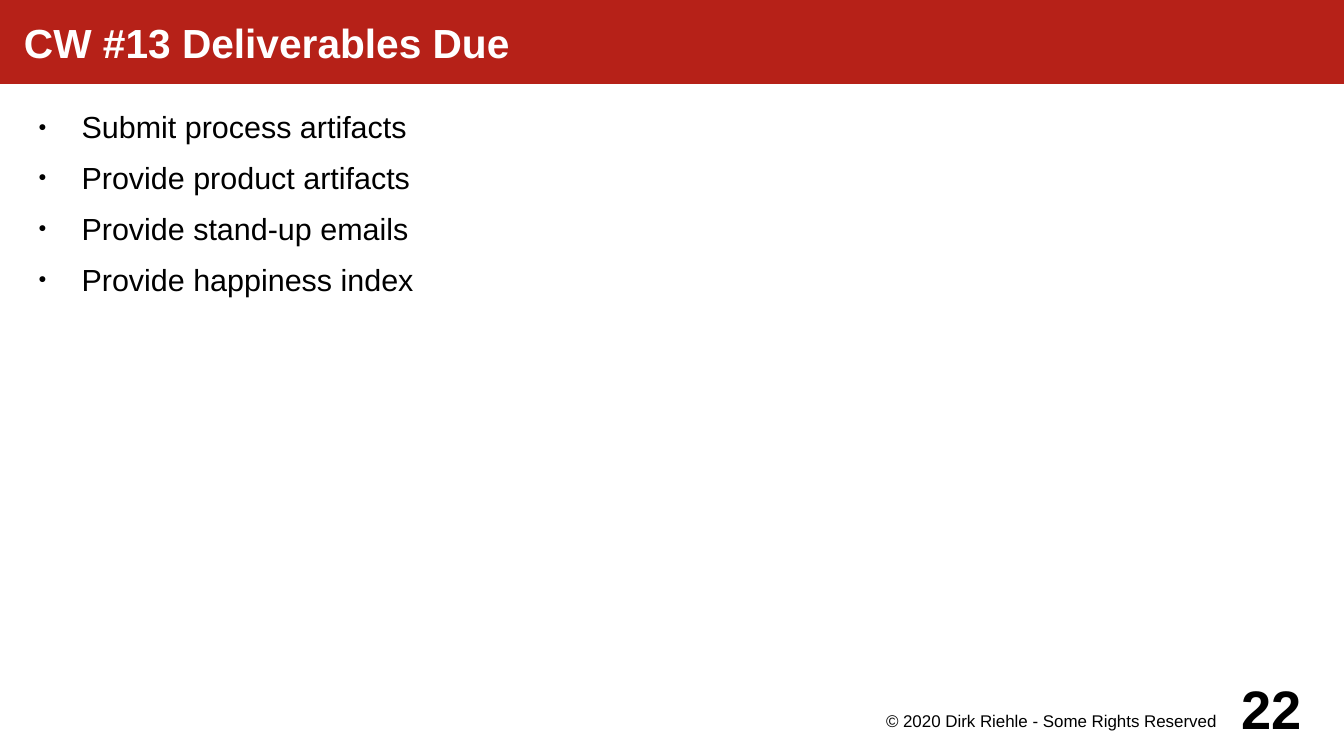
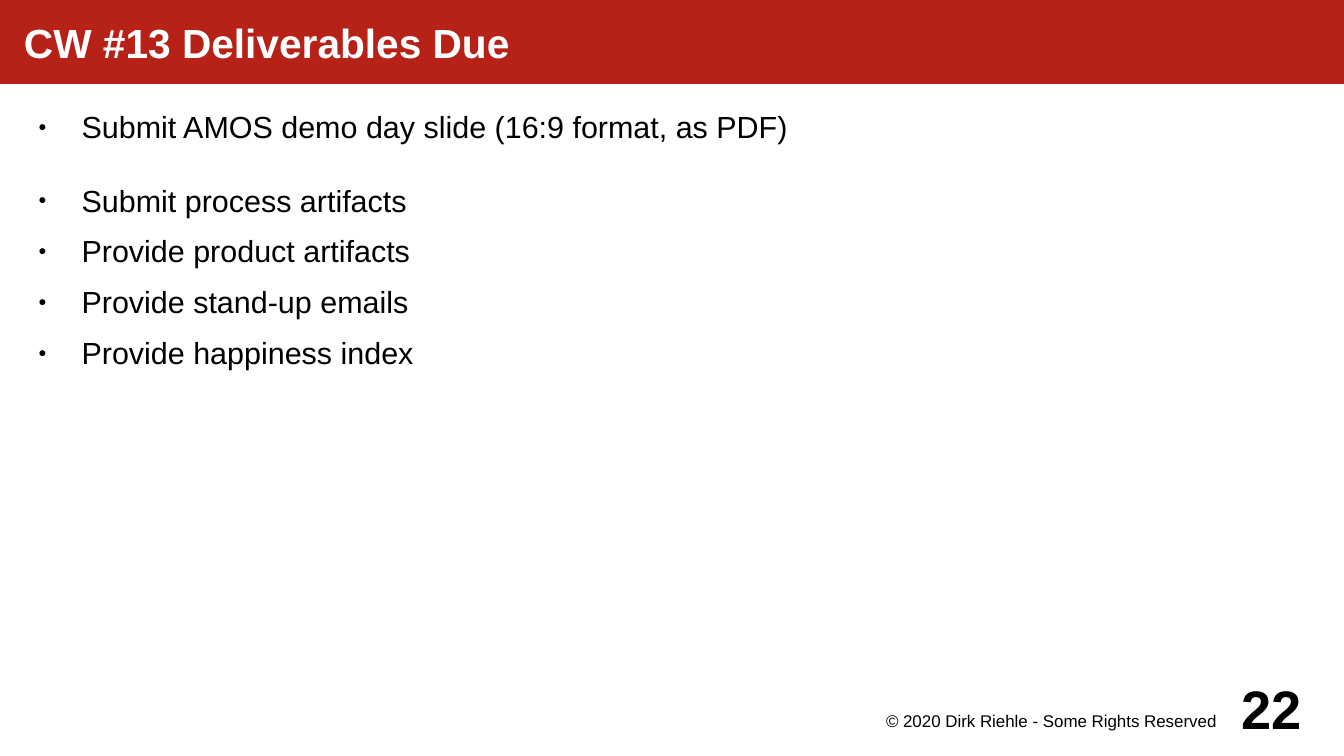
Before and after one commit to dirkriehle/amos-course, a slide deck: slide 22 of Lecture slides/AMOS A02 - Course Schedule.odp. Drawn at 1344x756 pixels with LibreOffice and Linux fonts; fonts in the diff are those of the drawing. Boxes give left, top, right and bottom in pixels: in the first picture for what was removed or moved away, otherwise in the second. Text is boxed around its words. In the diff, an @@ line names an element or a change of style, - is before the commit and + after.

Commit message:
Added clarificaton on team meeting slots and demo day slide

```diff
--- a/Lecture slides/AMOS A02 - Course Schedule.odp
+++ b/Lecture slides/AMOS A02 - Course Schedule.odp
@@ text at [82,116,787,144]: paragraph added @@
+● Submit AMOS demo day slide (16:9 format, as PDF)
```
Also in this commit, not shown: 3 other slides changed, 1 other file.
